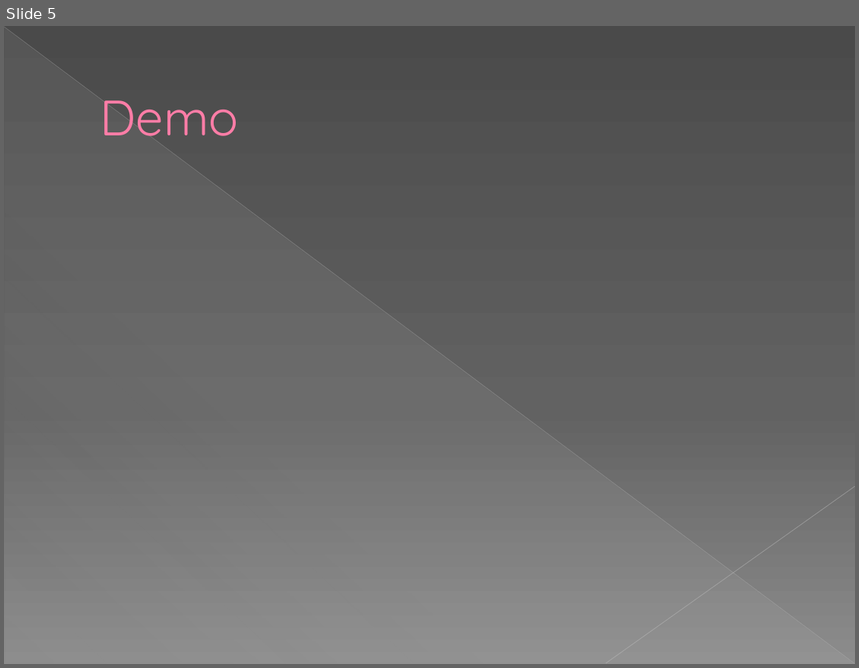
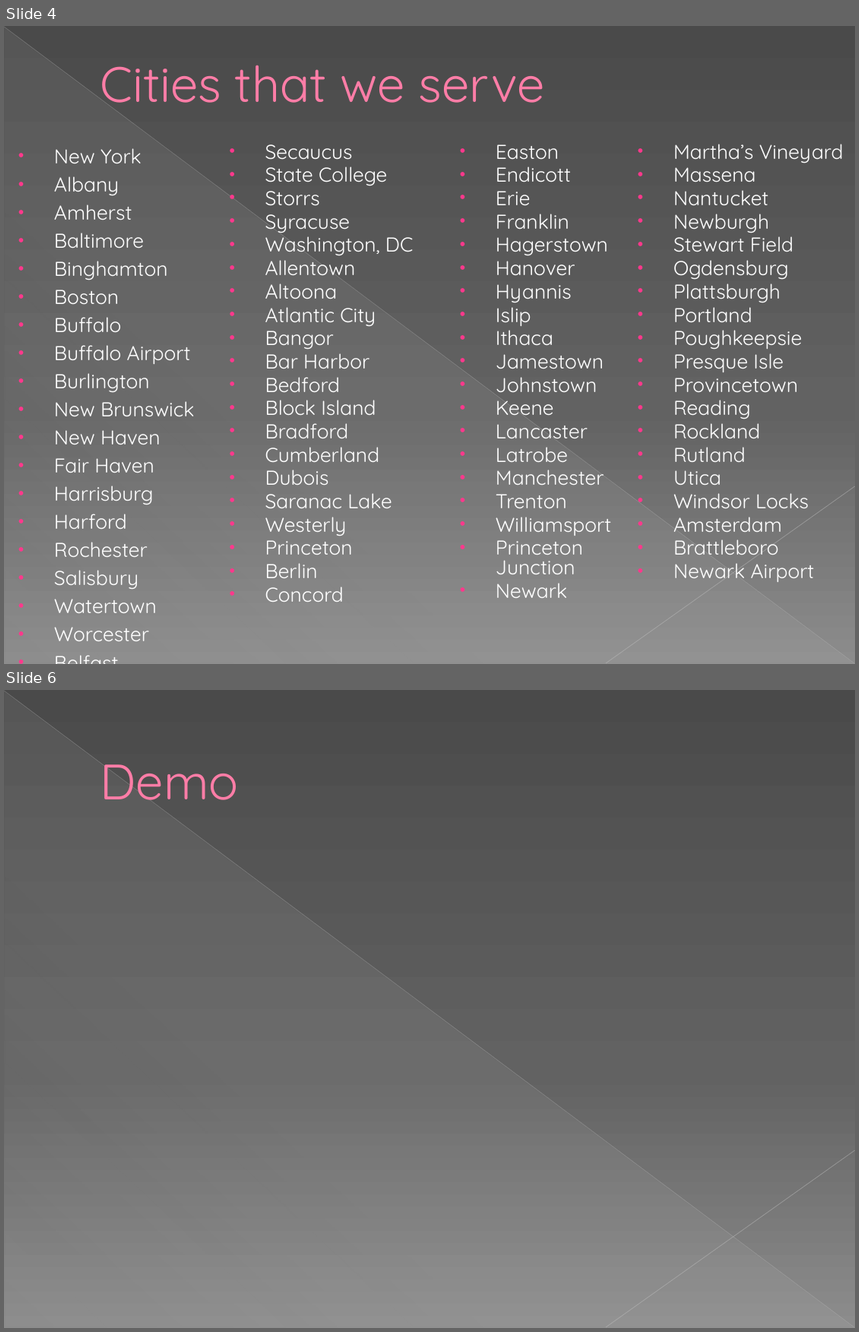
Before and after one commit to bitnovus/nightcrawler, a slide deck: nightcrawlerDemo.pptx. Shown one above the other, each under a label of ours: slide 5 before the commit, slides 4 and 6 after it; the slides between them are not shown. The pictures are 859x668 and 859x1332 pixels, drawn with LibreOffice and Linux fonts; fonts in the diff are those of the drawing. Boxes give left, top, right and bottom in pixels: in the first picture for what was removed or moved away, otherwise in the second. Text is boxed around its words. In the diff, an @@ line names an element or a change of style, - is before the commit and + after.

```diff
--- a/nightcrawlerDemo.pptx
+++ b/nightcrawlerDemo.pptx
@@ slide 4 added at (4, 26, 855, 664), background gradient #4A4A4A to #626262 to #8C8C8C; not listed: 3 template elements that a slide beside it also shows @@
@@ title added at (100, 65, 545, 103), 42 pt, text #FF7DA7 @@
+Cities that we serve
@@ text added at (54, 148, 195, 642), 17 pt, text #FFFFFF @@
+• New York
+• Albany
+• Amherst
+• Baltimore
+• Binghamton
+• Boston
+• Buffalo
+• Buffalo Airport
+• Burlington
+• New Brunswick
+• New Haven
+• Fair Haven
+• Harrisburg
+• Harford
+• Rochester
+• Salisbury
+• Watertown
+• Worcester
+• Belfast
+• Bridgeport
+• Philadelphia
@@ text added at (265, 145, 413, 602), 17 pt, text #FFFFFF @@
+• Secaucus
+• State College
+• Storrs
+• Syracuse
+• Washington, DC
+• Allentown
+• Altoona
+• Atlantic City
+• Bangor
+• Bar Harbor
+• Bedford
+• Block Island
+• Bradford
+• Cumberland
+• Dubois
+• Saranac Lake
+• Westerly
+• Princeton
+• Berlin
+• Concord
@@ text added at (496, 145, 611, 598), 17 pt, text #FFFFFF @@
+• Easton
+• Endicott
+• Erie
+• Franklin
+• Hagerstown
+• Hanover
+• Hyannis
+• Islip
+• Ithaca
+• Jamestown
+• Johnstown
+• Keene
+• Lancaster
+• Latrobe
+• Manchester
+• Trenton
+• Williamsport
+• Princeton Junction
+• Newark
@@ text added at (674, 144, 844, 582), 17 pt, text #FFFFFF @@
+• Martha’s Vineyard
+• Massena
+• Nantucket
+• Newburgh
+• Stewart Field
+• Ogdensburg
+• Plattsburgh
+• Portland
+• Poughkeepsie
+• Presque Isle
+• Provincetown
+• Reading
+• Rockland
+• Rutland
+• Utica
+• Windsor Locks
+• Amsterdam
+• Brattleboro
+• Newark Airport
@@ what was slide 5 is now slide 6 @@
```
Also in this commit, not shown: 1 slide changed, 2 other slides added, 2 slides removed.
